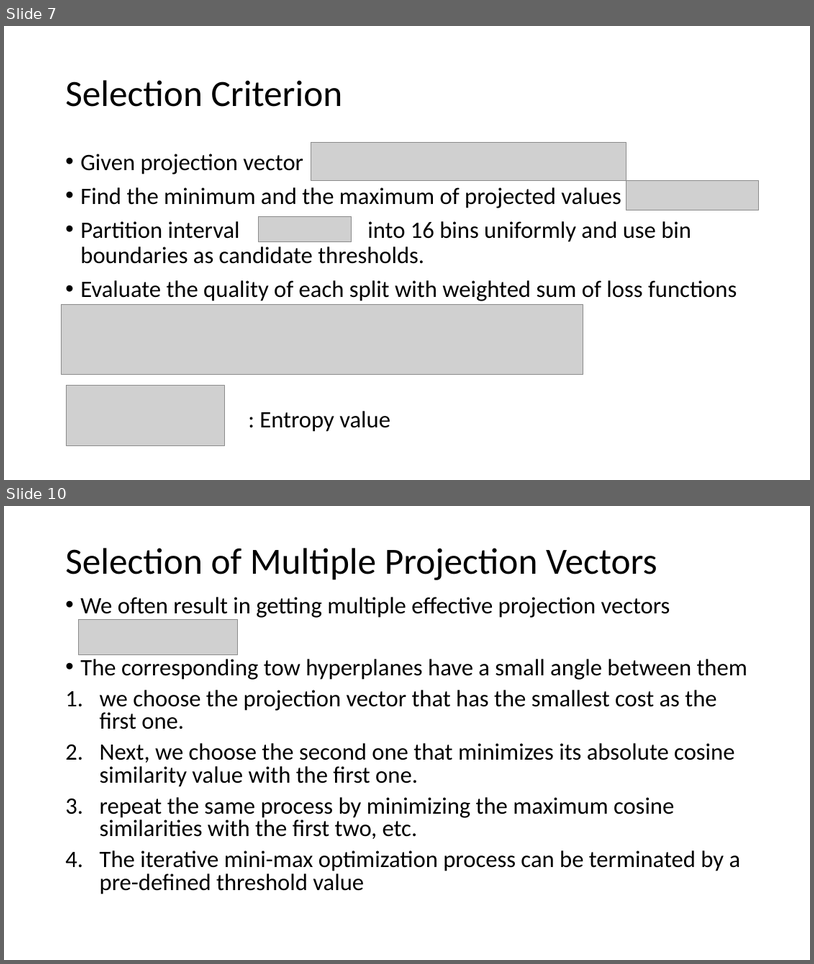
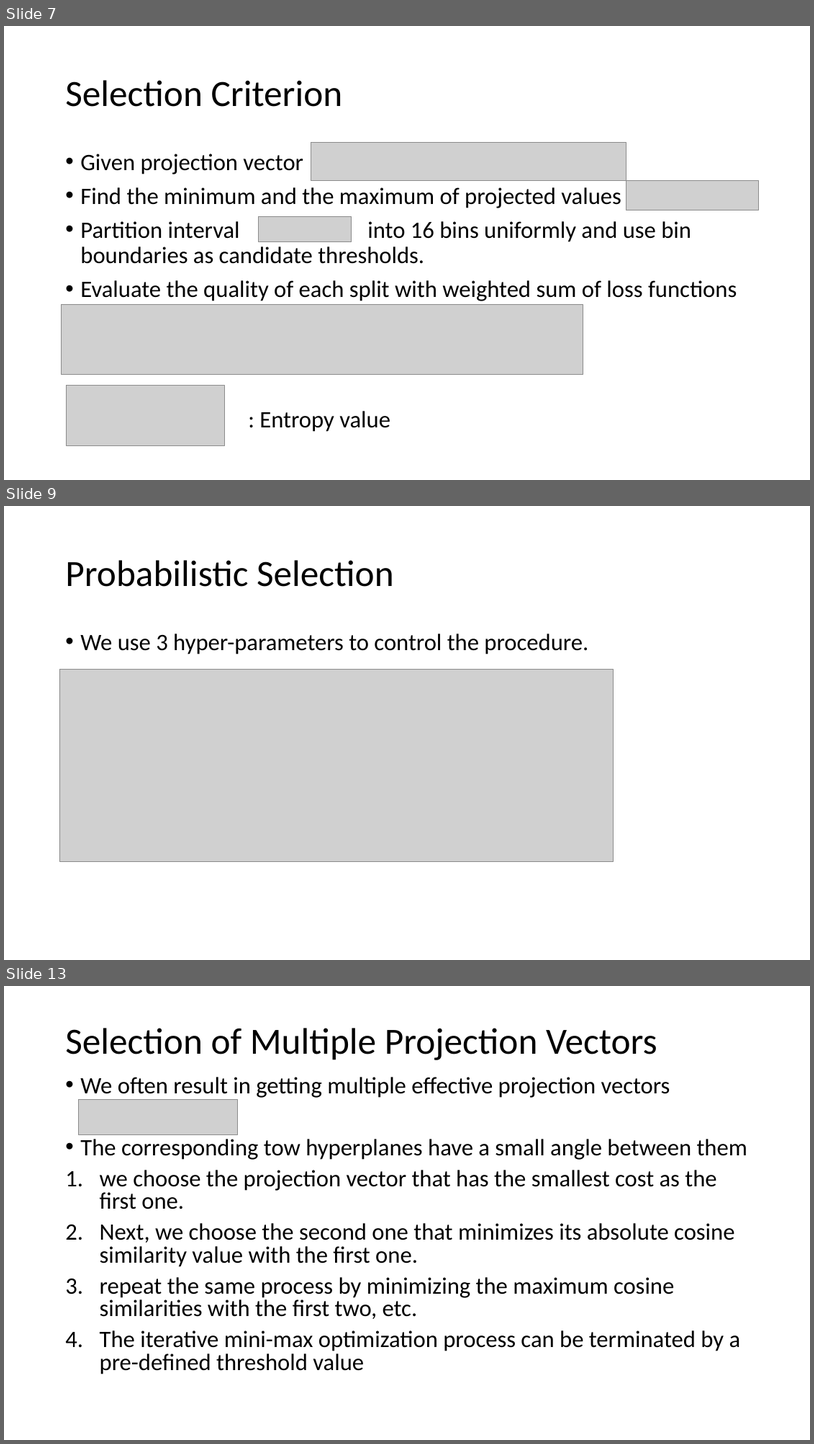
Before and after one commit to Vincent1837/Schools, a slide deck: Low_Powered_AI_Lab/Subspace Learning Machine.pptx. Shown one above the other, each under a label of ours: slides 7 and 10 before the commit, slides 7, 9 and 13 after it; the slides between them are not shown. The pictures are 814x964 and 814x1444 pixels, drawn with LibreOffice and Linux fonts; fonts in the diff are those of the drawing; grey boxes stand for pictures. Boxes give left, top, right and bottom in pixels: in the first picture for what was removed or moved away, otherwise in the second. Text is boxed around its words. In the diff, an @@ line names an element or a change of style, - is before the commit and + after.

```diff
--- a/Low_Powered_AI_Lab/Subspace Learning Machine.pptx
+++ b/Low_Powered_AI_Lab/Subspace Learning Machine.pptx
@@ slide 9 added at (x1=4, y1=506, x2=810, y2=960), background #FFFFFF @@
@@ title added at (x1=65, y1=560, x2=394, y2=587), 44 pt, text #000000 @@
+Probabilistic Selection
@@ text added at (x1=80, y1=633, x2=589, y2=654), 28 pt, text #000000 @@
+• We use 3 hyper-parameters to control the procedure.
@@ picture added at (x1=59, y1=669, x2=614, y2=861) @@
@@ what was slide 10 is now slide 13 @@
```
Also in this commit, not shown: 3 slides changed, 4 other slides added, 2 slides removed, 3 other files.
